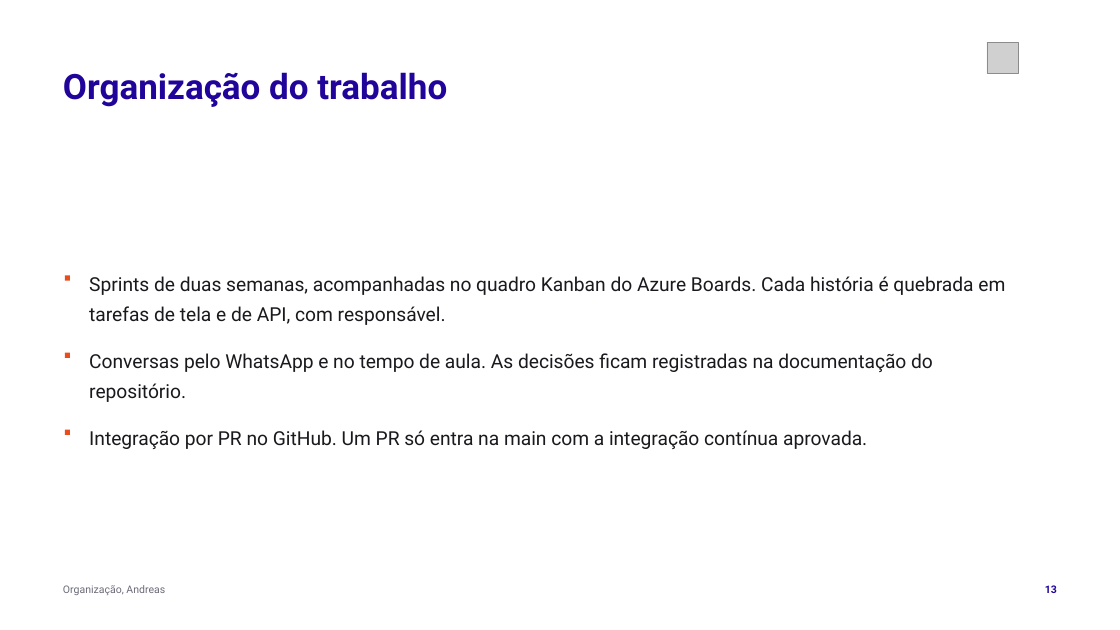
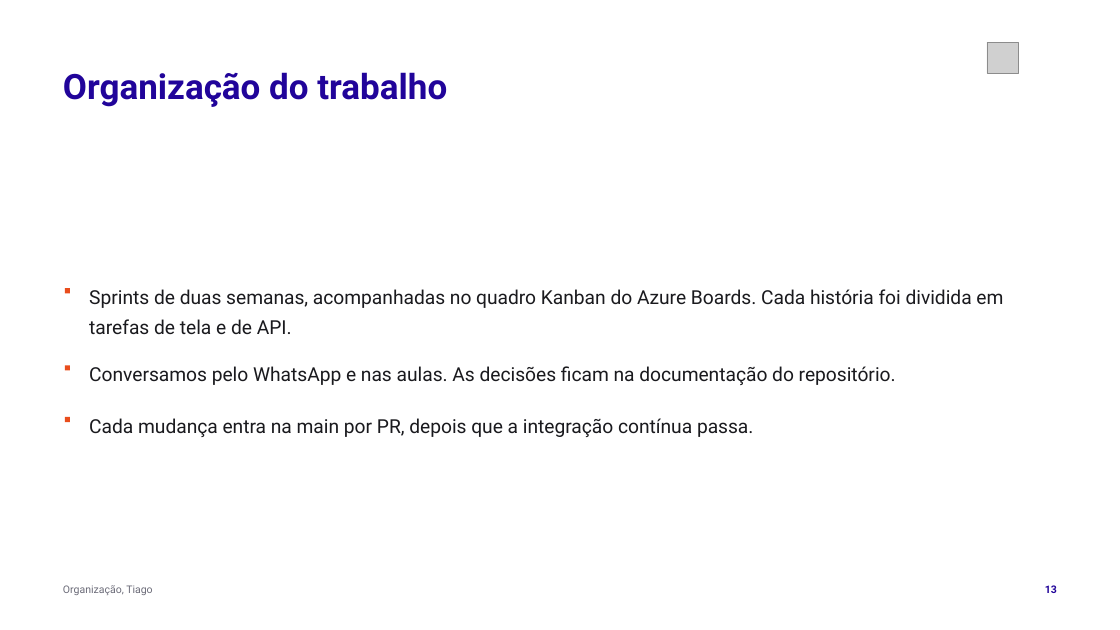
Before and after one commit to tcpassos/invite-app, a slide deck: slide 13 of trabalhos/T3-Apresentacao-Intermediaria.pptx. Drawn at 1120x630 pixels with LibreOffice and Linux fonts; fonts in the diff are those of the drawing; grey boxes stand for pictures. Boxes give left, top, right and bottom in pixels: in the first picture for what was removed or moved away, otherwise in the second. Text is boxed around its words. In the diff, an @@ line names an element or a change of style, - is before the commit and + after.

```diff
--- a/trabalhos/T3-Apresentacao-Intermediaria.pptx
+++ b/trabalhos/T3-Apresentacao-Intermediaria.pptx
@@ rectangle: place and size @@
-rectangle at [65, 276, 70, 281]
+rectangle at [65, 288, 70, 293]
@@ text at [89, 289, 1003, 334]: text changed @@
-Sprints de duas semanas, acompanhadas no quadro Kanban do Azure Boards. Cada história é quebrada em tarefas de tela e de API, com responsável.
+Sprints de duas semanas, acompanhadas no quadro Kanban do Azure Boards. Cada história foi dividida em tarefas de tela e de API.
@@ rectangle: place and size @@
-rectangle at [65, 353, 70, 358]
+rectangle at [65, 365, 70, 371]
@@ text at [89, 366, 896, 385]: text changed @@
-Conversas pelo WhatsApp e no tempo de aula. As decisões ficam registradas na documentação do repositório.
+Conversamos pelo WhatsApp e nas aulas. As decisões ficam na documentação do repositório.
@@ rectangle: place and size @@
-rectangle at [65, 429, 70, 434]
+rectangle at [65, 417, 70, 422]
@@ text at [89, 418, 753, 437]: text changed @@
-Integração por PR no GitHub. Um PR só entra na main com a integração contínua aprovada.
+Cada mudança entra na main por PR, depois que a integração contínua passa.
@@ text at [63, 585, 152, 595]: text changed @@
-Organização, Andreas
+Organização, Tiago
```
Also in this commit, not shown: 16 other slides changed, 4 other files.
